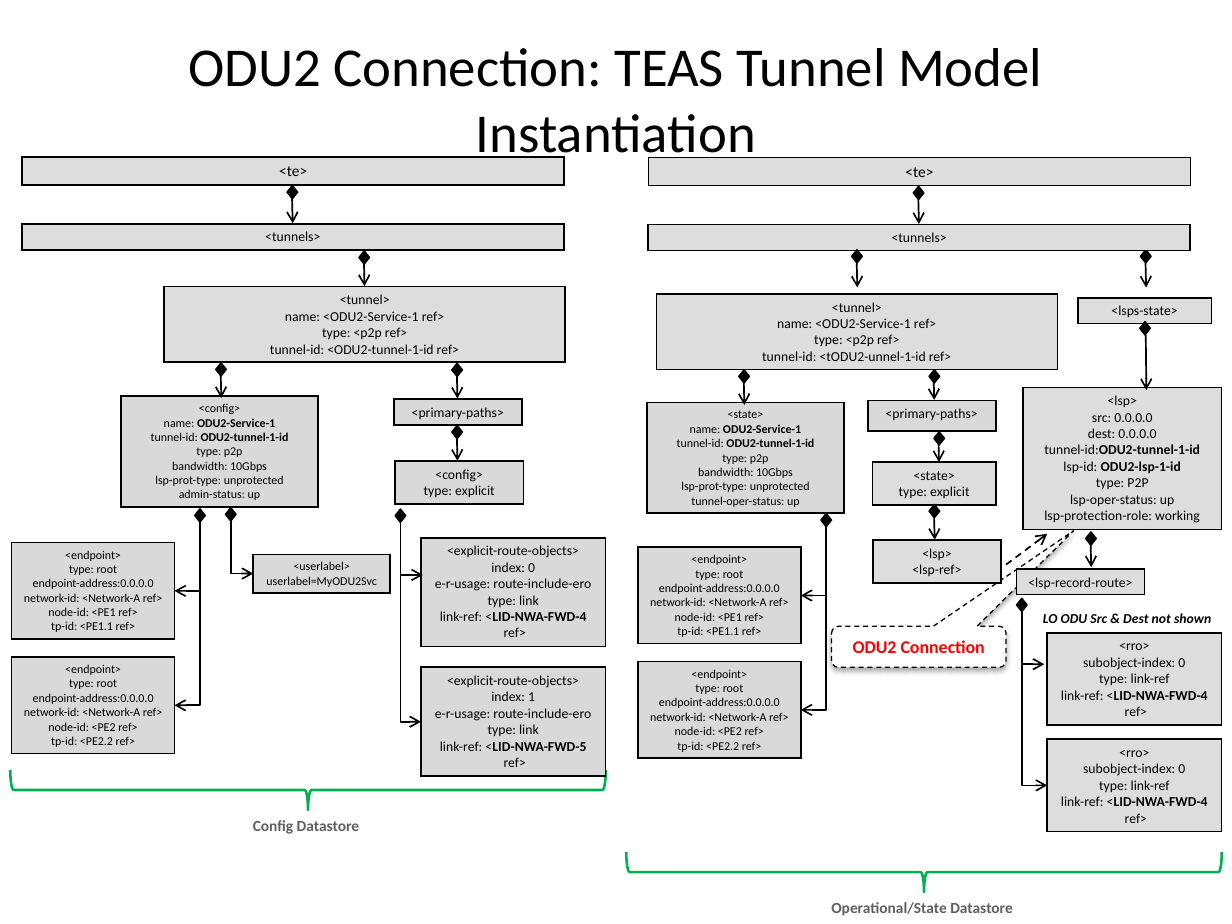
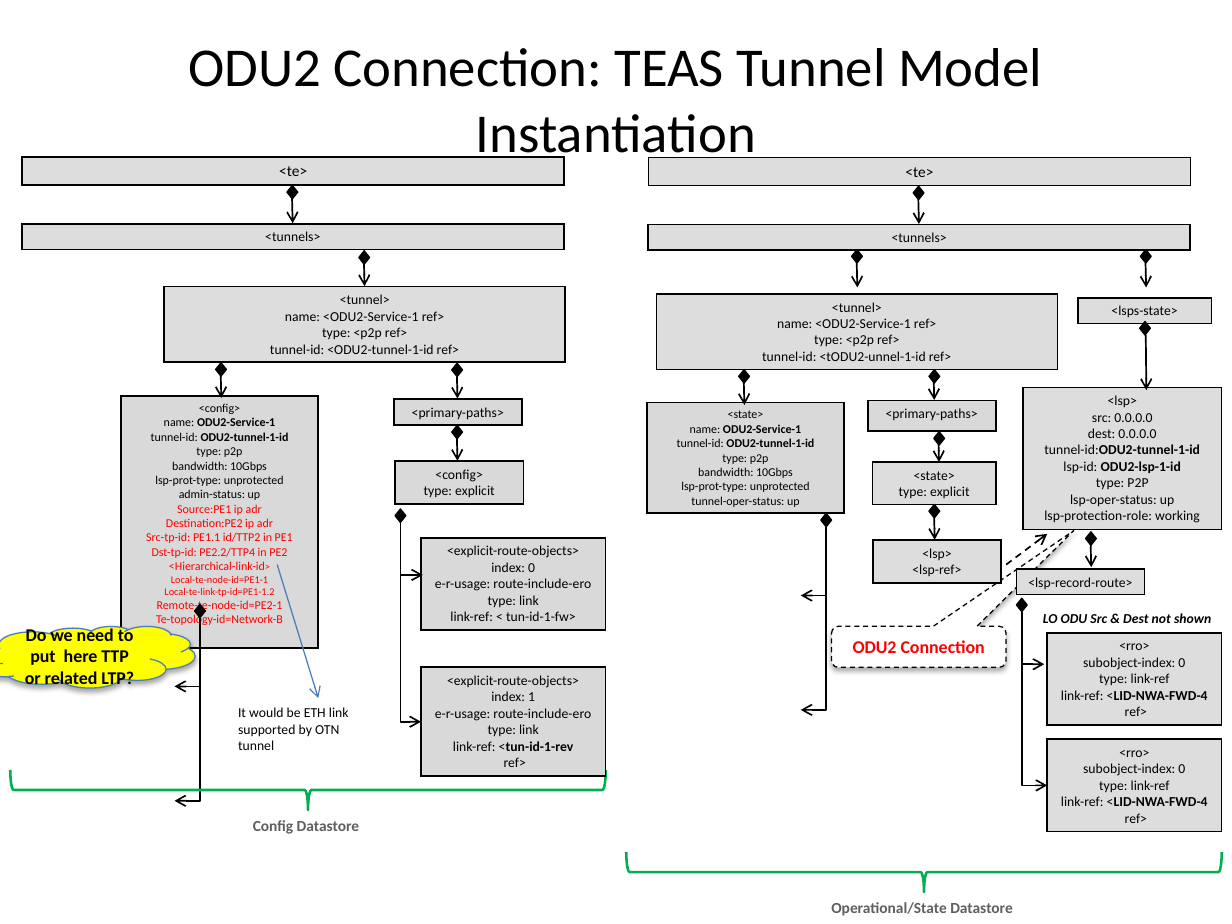
Before and after one commit to TransportModels/IETF-Transport-Modeling, a slide deck: slide 11 of Transport-UseCases/UC#2_P2P_SingleProvider_MultiLayerTopology.pptx (slide 6 before the commit). Drawn at 1232x924 pixels with LibreOffice and Linux fonts; fonts in the diff are those of the drawing. Boxes give left, top, right and bottom in pixels: in the first picture for what was removed or moved away, otherwise in the second. Text is boxed around its words. In the diff, an @@ line names an element or a change of style, - is before the commit and + after.

```diff
--- a/Transport-UseCases/UC#2_P2P_SingleProvider_MultiLayerTopology.pptx
+++ b/Transport-UseCases/UC#2_P2P_SingleProvider_MultiLayerTopology.pptx
@@ rectangle "<config>": place and size @@
-rectangle "<config>" at (121,397,318,508)
+rectangle "<config>" at (121,397,318,648)
@@ text in rectangle at (146,504,293,627): paragraphs added @@
+Source:PE1 ip adr
+Destination:PE2 ip adr
+Src-tp-id: PE1.1 id/TTP2 in PE1
+Dst-tp-id: PE2.2/TTP4 in PE2
+<Hierarchical-link-id>
+Local-te-node-id=PE1-1
+Local-te-link-tp-id=PE1-1.2
+Remote-te-node-id=PE2-1
+Te-topology-id=Network-B
@@ diamond removed at (225,508,237,521) @@
@@ elbow arrow removed from (230, 521) to (254, 574) @@
@@ rectangle "<explicit-route-objects>": place and size @@
-rectangle "<explicit-route-objects>" at (421,537,606,646)
+rectangle "<explicit-route-objects>" at (421,537,606,630)
@@ rectangle removed at (11,542,174,638) @@
-<endpoint>
-type: root
-endpoint-address:0.0.0.0
-network-id: <Network-A ref>
-node-id: <PE1 ref>
-tp-id: <PE1.1 ref>
@@ rectangle removed at (254,554,391,593) @@
-<userlabel>
-userlabel=MyODU2Svc
@@ arrow added from (277, 564) to (318, 699), #4B7EBC 0.75 pt @@
@@ rectangle removed at (638,547,801,643) @@
-<endpoint>
-type: root
-endpoint-address:0.0.0.0
-network-id: <Network-A ref>
-node-id: <PE1 ref>
-tp-id: <PE1.1 ref>
@@ cloud added at (0,626,195,687), fill #FFFF00, outline #4B7EBC 0.75 pt, 10.5 pt, text #000000, bold @@
+Do we need to put here TTP or related LTP?
@@ text in rectangle at (450,611,576,621): text changed @@
-link-ref: <LID-NWA-FWD-4
-ref>
+link-ref: < tun-id-1-fw>
@@ rectangle removed at (11,657,174,753) @@
-<endpoint>
-type: root
-endpoint-address:0.0.0.0
-network-id: <Network-A ref>
-node-id: <PE2 ref>
-tp-id: <PE2.2 ref>
@@ 2 elbow arrows, 1 diamond: place and size @@
-2 elbow arrows, 1 diamond at (175,509,206,705)
+2 elbow arrows, 1 diamond at (175,604,206,801)
@@ rectangle removed at (638,662,801,758) @@
-<endpoint>
-type: root
-endpoint-address:0.0.0.0
-network-id: <Network-A ref>
-node-id: <PE2 ref>
-tp-id: <PE2.2 ref>
@@ text added at (238,707,349,750), 8 pt, text #000000 @@
+It would be ETH link supported by OTN tunnel
@@ text in rectangle at (453,741,574,751): text changed @@
-link-ref: <LID-NWA-FWD-5
+link-ref: <tun-id-1-rev
```
Also in this commit, not shown: 4 other slides changed, 11 slides added, 1 slide removed.
